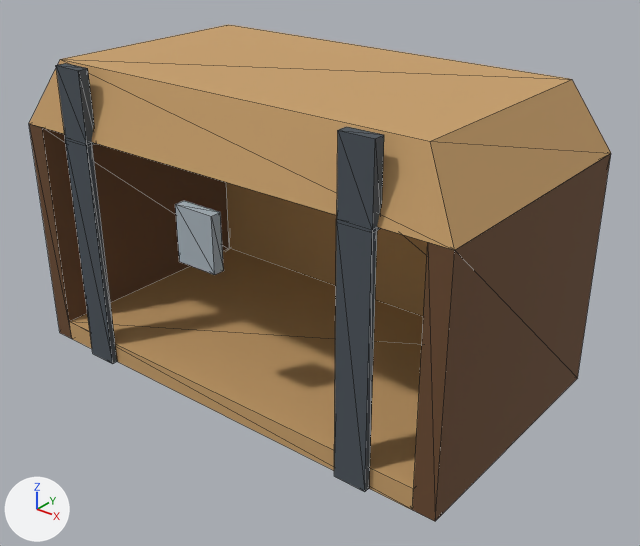
Before and after pictures for a commit that changed the glTF model site/models/GI_Chest_01.glb.
One viewpoint serves both versions: a 50 mm camera at (0.956, -1.154, 0.903) aimed at (0.048, -0.02, 0.199). The lights are fixed; the arrows at lower left show +X, +Y and +Z. The picture after the commit comes second. Mesh edges are drawn as thin lines. Where no turn or scale is listed for an object, it has been applied to the vertices. Vertices at exactly the same position are counted once.

Script lines for the objects in view, before the commit:
```python
me_gi_chest_01 = bpy.data.meshes.new('GI_Chest_01')
me_gi_chest_01.from_pydata(...)  # 64 vertices, 108 faces; spans x -0.45..0.45, y -0.275..0.261, z 0.0..0.44
me_gi_chest_01.materials.append(mat_globalpalette)  # picture img_globalpalette
me_lid = bpy.data.meshes.new('Lid')
me_lid.from_pydata(...)  # 24 vertices, 36 faces; spans x -0.45..0.45, y -0.51..0.0, z -0.005..0.125
me_lid.materials.append(mat_globalpalette)  # picture img_globalpalette
ob_gi_chest_01 = bpy.data.objects.new('GI_Chest_01', me_gi_chest_01)
ob_gi_chest_01.location = (0.0, 0.0, 0.0)
ob_lid = bpy.data.objects.new('Lid', me_lid)
ob_lid.location = (0.0, 0.25, 0.44)
```
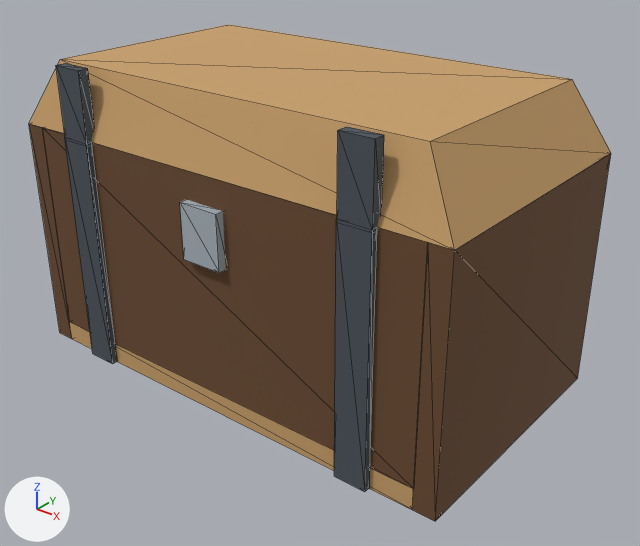
The change, as JSON lines over the scene's bpy script:
```json
{"block": "me_gi_chest_01", "where": "# used by ob_gi_chest_01; location = (0.0, 0.0, 0.0)"}
{"op": "remove", "block": "me_gi_chest_01", "code": "me_gi_chest_01.from_pydata(...)  # 64 vertices, 108 faces; spans x -0.45..0.45, y -0.275..0.261, z 0.0..0.44"}
{"op": "add", "block": "me_gi_chest_01", "code": "me_gi_chest_01.from_pydata(...)  # 78 vertices, 132 faces; spans x -0.45..0.45, y -0.265..0.261, z 0.0..0.44"}
{"block": "me_gi_chest_01", "change": "me_gi_chest_01 part 1: the loose piece of 8 vertices spanning x -0.04..0.04, y -0.275..-0.255, z 0.29..0.39 is moved by (0.0, 0.01, 0.0)"}
{"block": "me_gi_chest_01", "change": "me_gi_chest_01 part 2"}
{"block": "me_gi_chest_01", "change": "7 faces are deleted"}
{"block": "me_gi_chest_01", "change": "6 vertices are added at (-0.41, -0.216, 0.04), (-0.41, -0.216, 0.44), (0.41, -0.216, 0.04), (0.41, -0.216, 0.44), (-0.41, -0.25, 0.04), (0.41, -0.25, 0.04)"}
{"block": "me_gi_chest_01", "change": "19 new faces join them"}
{"block": "me_gi_chest_01", "change": "other edits to the shape of me_gi_chest_01 do not show in these pictures"}
```

Boxes (x1, y1, x2, y2) around the edits, measured in the pictures (640 x 546 px; the box of a moved part takes in the faces that stretch with it):
```json
{"part": 1, "of": "me_gi_chest_01", "change": "moved or reshaped", "before": [175, 200, 224, 275], "after": [180, 200, 226, 273]}
{"part": 2, "of": "me_gi_chest_01", "change": "built on", "before": [69, 248, 423, 510], "after": [42, 127, 428, 510]}
```
